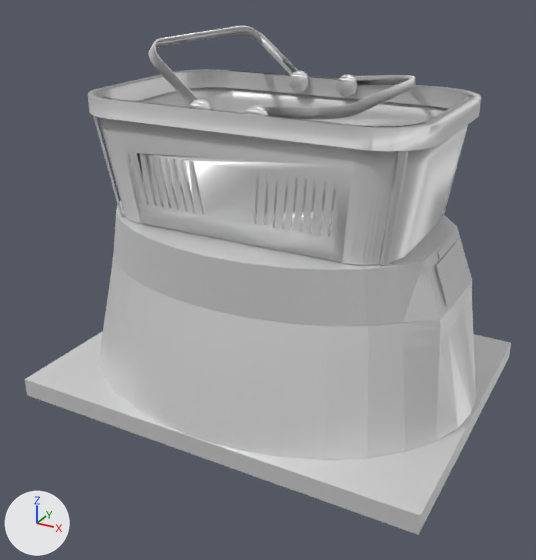
Before and after pictures for a commit that changed the COLLADA model BasketBotModel.dae.
One viewpoint serves both versions: a camera (50 mm lens) standing at (0.853, -1.613, 0.746) and looking at (0.002, -0.065, -0.028). The axes (+X, +Y, +Z) are drawn at lower left. The lights are the same throughout. Where no turn or scale is listed for an object, it has been applied to the vertices.

In view in the first picture: 'Basket', 'BasketHolder_Front_Left', 'BasketHolder_Front_Right', 'BasketHolder_Rear_Right', 'Body', 'InfoScreen', 'ProductScanner', 'ScreenBody', 'WheelBase'.
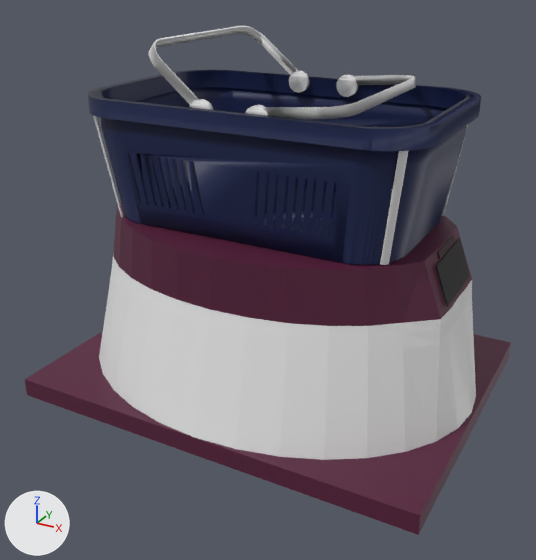
The newer file is also turned or shifted as a whole; pictures and numbers use the older file's frame.

Boxes (x1, y1, x2, y2) around the edits, measured in the pictures (536 x 560 px):
'Basket', surface changed, recoloured (white to blue): (88, 29, 481, 265) in both
'Body', surface changed: (99, 253, 476, 460) in both
'ScreenBody', recoloured, surface changed: (113, 200, 472, 326) in both
'WheelBase', recoloured, surface changed: (25, 331, 511, 535) in both
'InfoScreen', recoloured (white to black): (436, 238, 470, 307) in both
'ProductScanner', recoloured: (438, 235, 455, 259) in both
'BasketHolder_Front_Left', surface changed: (442, 125, 468, 216) in both

The edits, one by one:
In material 'Brand1' (mat_brand1), metallic goes from 0.5 to 0.0.
Material 'Brand1' (mat_brand1) changes colour from white #e7e7e7 to dark red #571c3b; in linear values from (0.8, 0.8, 0.8) to (0.0953, 0.0116, 0.0437).
Material 'ProductScanner' (mat_productscanner) changes colour from white #e7e7e7 to black #250000; in linear values from (0.8, 0.8, 0.8) to (0.0185, 0.0, 0.0).
Material 'InfoScreen' (mat_infoscreen) changes colour from white #e7e7e7 to black #1b1b1b; in linear values from (0.8, 0.8, 0.8) to (0.0111, 0.0111, 0.0111).
In material 'Brand2' (mat_brand2), metallic goes from 0.5 to 0.0.
In material 'Brand3' (mat_brand3), metallic goes from 0.5 to 0.0.
Material 'Brand3' (mat_brand3) changes colour from white #e7e7e7 to dark blue #0e1c49; in linear values from (0.8, 0.8, 0.8) to (0.00439, 0.0116, 0.0666).
